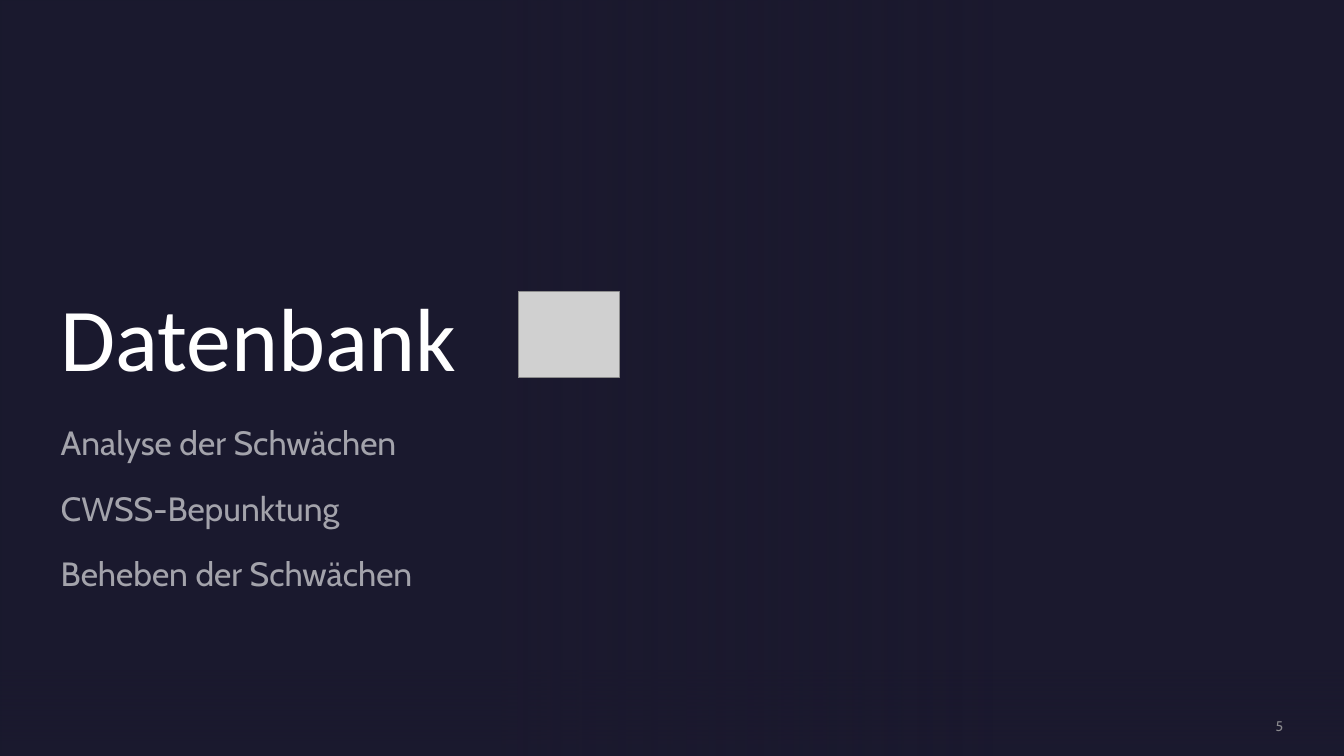
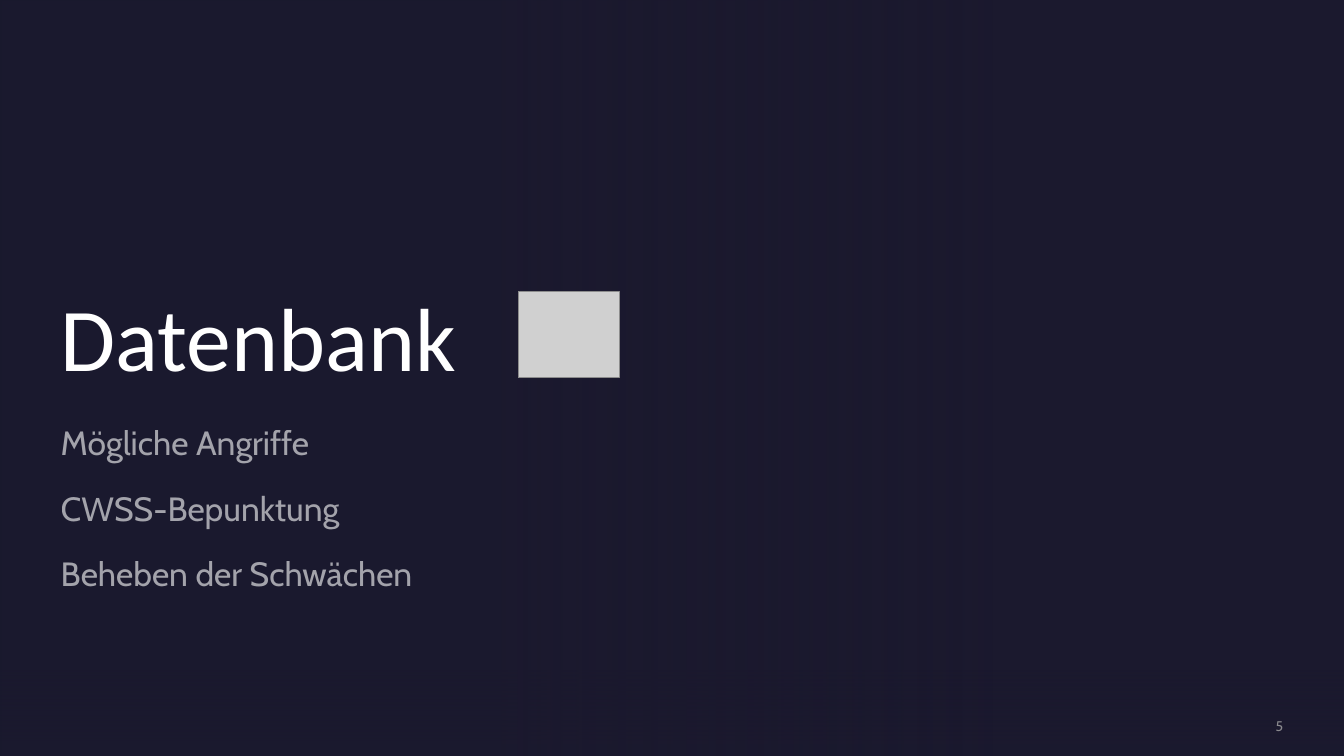
Before and after one commit to hagengruber/chess_server_strong, a slide deck: slide 5 of Alternativ Version.pptx. Drawn at 1344x756 pixels with LibreOffice and Linux fonts; fonts in the diff are those of the drawing; grey boxes stand for pictures; background and template pictures are left out. Boxes give left, top, right and bottom in pixels: in the first picture for what was removed or moved away, otherwise in the second. Text is boxed around its words. In the diff, an @@ line names an element or a change of style, - is before the commit and + after.

```diff
--- a/Alternativ Version.pptx
+++ b/Alternativ Version.pptx
@@ subtitle at (61, 430, 309, 463): text changed @@
-Analyse der Schwächen
+Mögliche Angriffe
```
Also in this commit, not shown: 17 other slides changed, 9 slides added, 3 other files.
